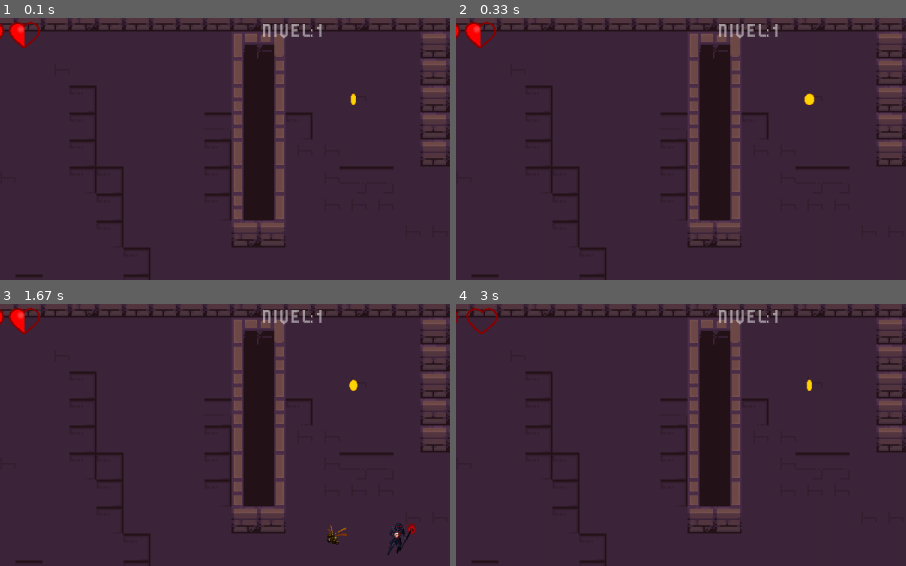
Above: before the commit, frames 1-4 (two rows, left to right).
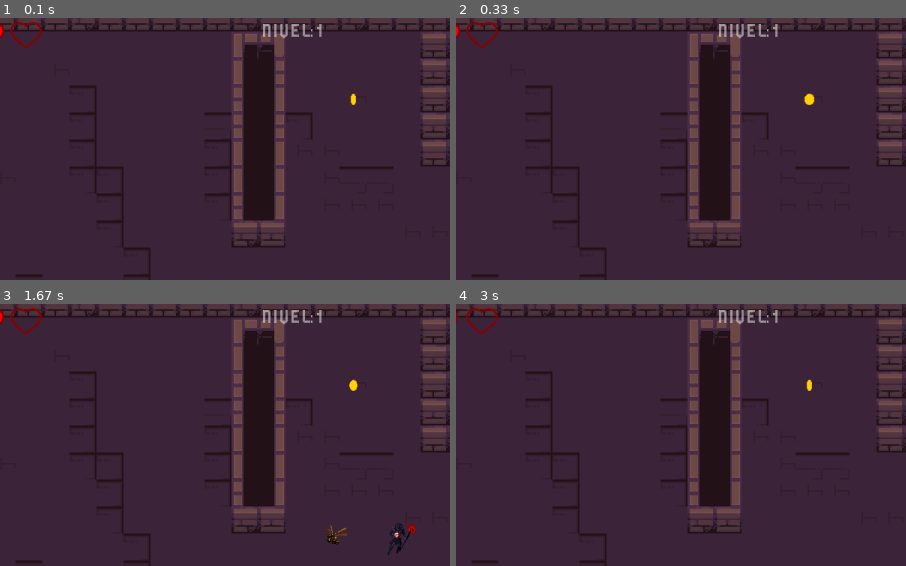
Above: after the commit, the same moments.

Repository: sergiosmmr/Juego_pygame-survivor-
Game: pygame game, started from main.py
Same seed, same stepped clock (60 frames per second), same inputs: the game is played once before the commit and once after it.
Inputs (mouse positions are % of the whole screen's width and height, from its top left):
- Up to frame 1 (0.1 s): no input
- Up to frame 2 (0.33 s): no input
- Up to frame 3 (1.67 s): hold D 0.33-0.8 s; move the mouse to (46, 54) at 0.37 s; hold W 0.83-1.3 s; move the mouse to (82, 47) at 0.87 s; hold D from 1.33 s (still down); move the mouse to (26, 51) at 1.37 s
- Up to frame 4 (3 s): release D at 1.8 s; hold A 1.83-2.37 s; move the mouse to (19, 35) at 1.87 s; hold S 2.4-2.87 s; move the mouse to (65, 15) at 2.43 s; hold A from 2.9 s (still down); move the mouse to (62, 59) at 2.93 s
The pictures show only the part of the screen within x 21-71%, y 0-50%; the shares and areas given below are measured in that part.

The runs differ from the first frame. In frame 1, 0.3% of the frame differs, in the area x 1-10%, y 1-12%; in frame 2, 0.3%; in frame 3, 0.3%; in frame 4, nothing differs.

Commit message:
fix energia de jugador que llegue a cero por colision

Diff:
--- a/main.py
+++ b/main.py
@@ -122,7 +122,7 @@
     for i in range(5):
         if jugador.energia >= ((i+1)*20):
             ventana.blit(corazon_lleno, (5+i*50, 5))
-        elif jugador.energia % 20 >= 0 and not corazon_mitad_dibujado:
+        elif jugador.energia % 20 > 0 and not corazon_mitad_dibujado:
             ventana.blit(corazon_medio, (5+i*50, 5))
             corazon_mitad_dibujado = True
         else:
